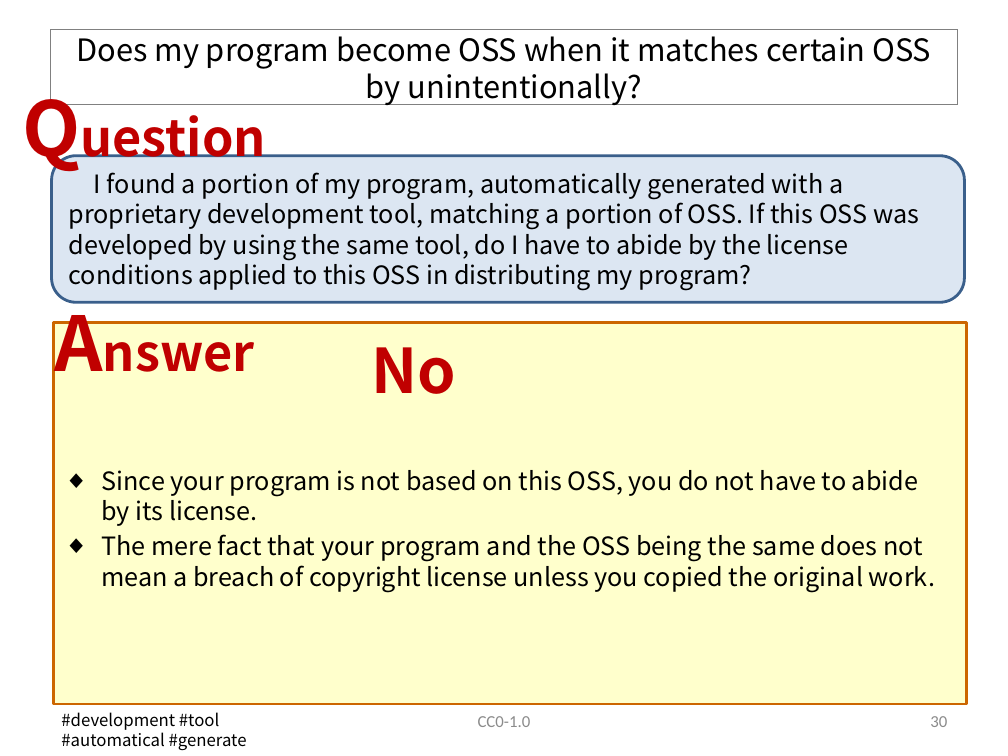
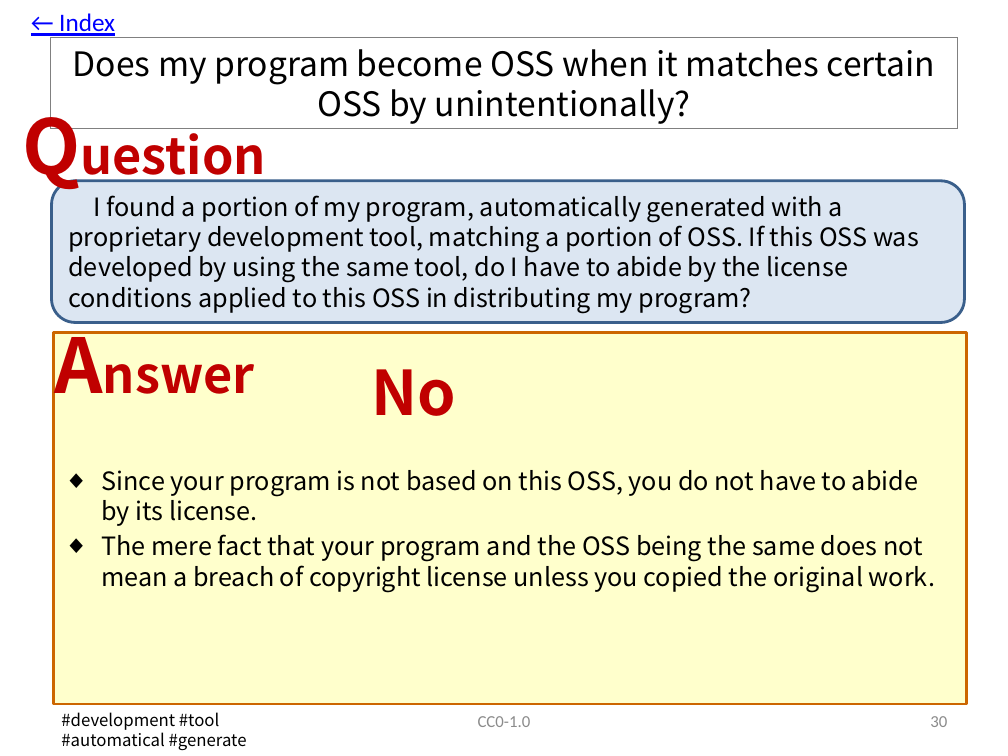
Before and after one commit to OpenChain-Project/OpenChain-JWG, a slide deck: slide 31 of Education_Material/FAQ/Misunderstandings_of_OSS_licenses_CC0.pptx. Drawn at 1008x756 pixels with LibreOffice and Linux fonts; fonts in the diff are those of the drawing. Boxes give left, top, right and bottom in pixels: in the first picture for what was removed or moved away, otherwise in the second. Text is boxed around its words. In the diff, an @@ line names an element or a change of style, - is before the commit and + after.

Commit message:
Update to V7.1. Added a link to the index.

```diff
--- a/Education_Material/FAQ/Misunderstandings_of_OSS_licenses_CC0.pptx
+++ b/Education_Material/FAQ/Misunderstandings_of_OSS_licenses_CC0.pptx
@@ text added at box(59, 13, 115, 38), 18 pt, text #0000FF, underline @@
+← Index
@@ title "Does my program become OSS ...": place and size @@
-title "Does my program become OSS ..." at box(50, 30, 958, 105)
+title "Does my program become OSS ..." at box(50, 38, 958, 128)
@@ title "Does my program become OSS ..." at box(50, 38, 958, 128): size 22 to 24 pt @@
@@ text "Question": place and size @@
-text "Question" at box(12, 77, 292, 178)
+text "Question" at box(12, 94, 292, 196)
@@ rounded rectangle "I found a portion of ...": place and size @@
-rounded rectangle "I found a portion of ..." at box(51, 156, 965, 302)
+rounded rectangle "I found a portion of ..." at box(51, 180, 965, 323)
@@ text "Answer": place and size @@
-text "Answer" at box(44, 290, 285, 392)
+text "Answer" at box(44, 312, 285, 414)
@@ rectangle: place and size @@
-rectangle at box(53, 323, 967, 705)
+rectangle at box(53, 333, 967, 705)
@@ text "No": place and size @@
-text "No" at box(371, 347, 456, 394)
+text "No" at box(371, 369, 456, 416)
```
Also in this commit, not shown: 55 other slides changed.
